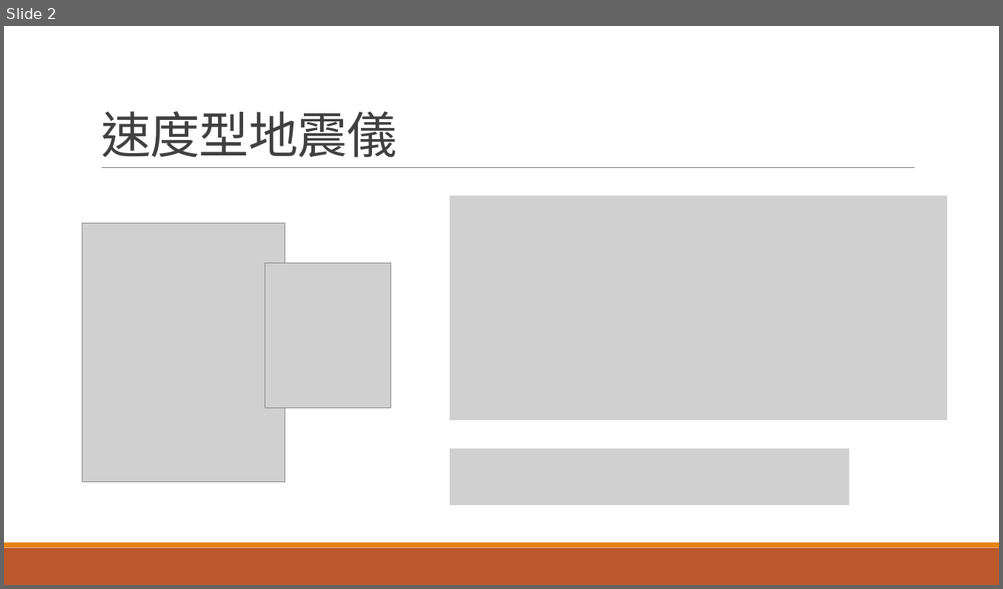
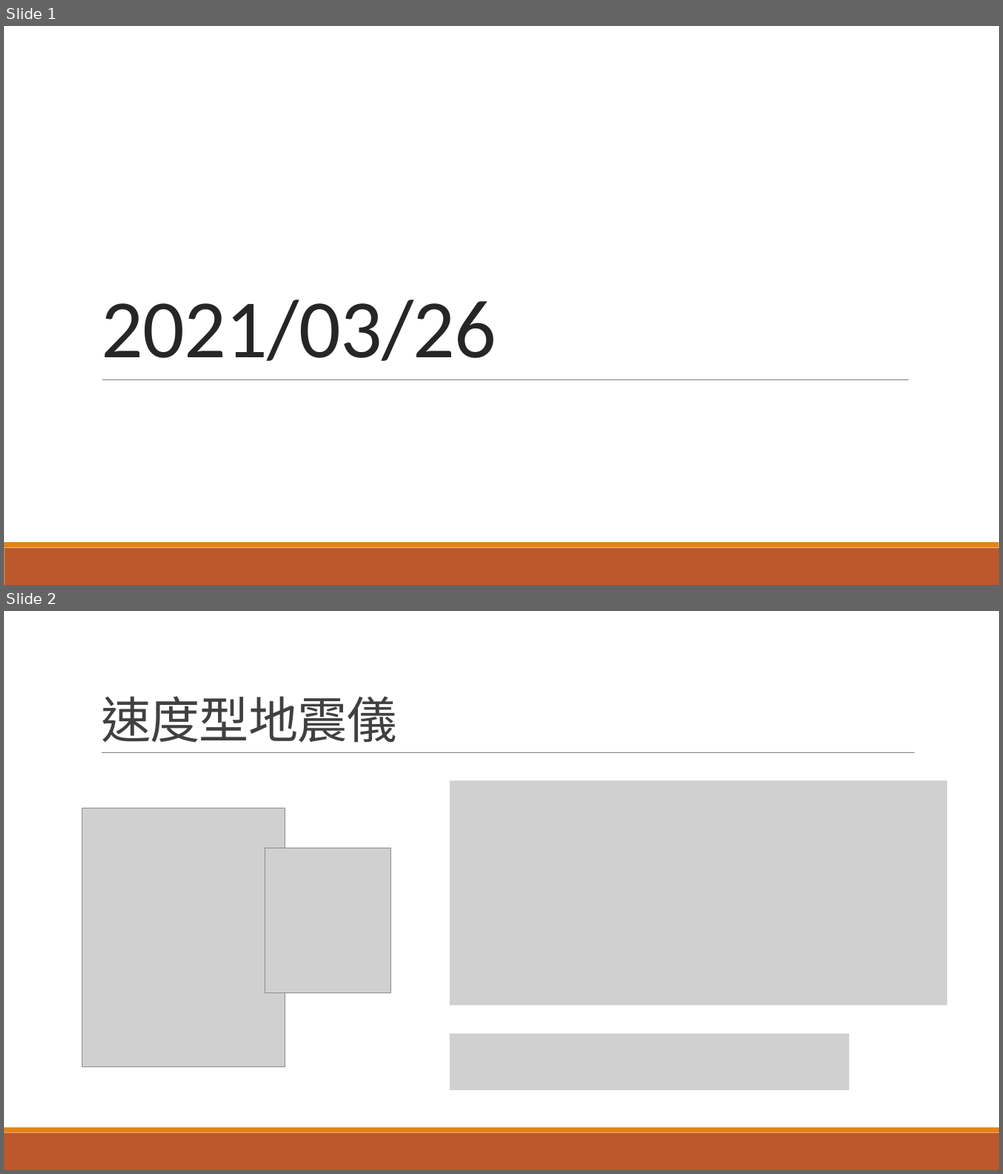
Before and after one commit to r889165/BackUpThesis, a slide deck: Geophone_Calibration/地聲儀求參數.pptx. Shown one above the other, each under a label of ours: slide 2 before the commit, slides 1 and 2 after it. The pictures are 1003x589 and 1003x1174 pixels, drawn with LibreOffice and Linux fonts; fonts in the diff are those of the drawing; grey boxes stand for pictures. Boxes give left, top, right and bottom in pixels: in the first picture for what was removed or moved away, otherwise in the second. Text is boxed around its words. In the diff, an @@ line names an element or a change of style, - is before the commit and + after.

```diff
--- a/Geophone_Calibration/地聲儀求參數.pptx
+++ b/Geophone_Calibration/地聲儀求參數.pptx
@@ slide 1 added at (4,26,999,585), background #FFFFFF; not listed: 2 template elements that a slide beside it also shows @@
@@ title added at (101,300,497,361), 80 pt, text #262626 @@
+2021/03/26
@@ line added from (102, 380) to (908, 380), #808080 0.5 pt @@
```
Also in this commit, not shown: 1 slide changed, 4 other slides added, 3 slides removed, 12 other files.
